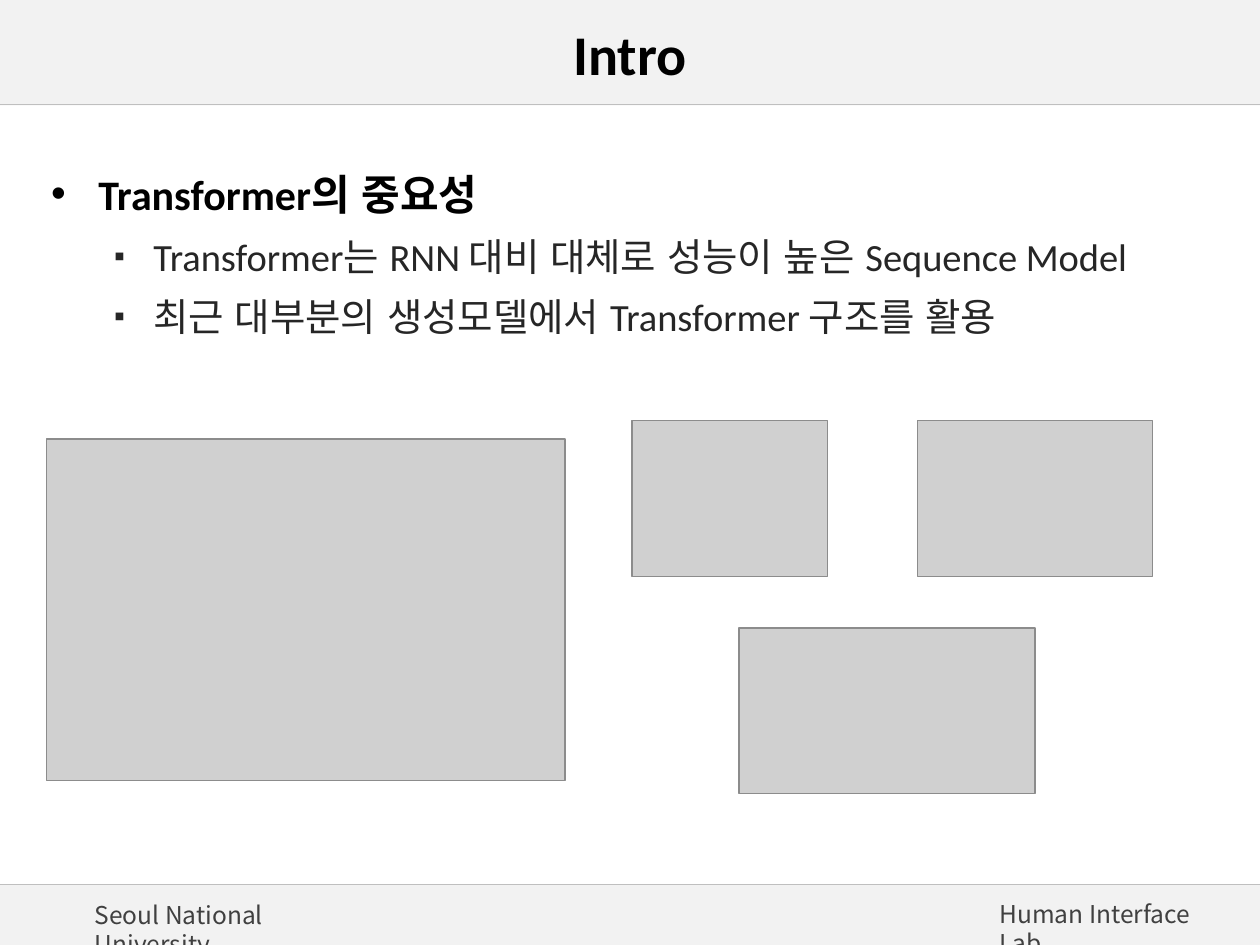
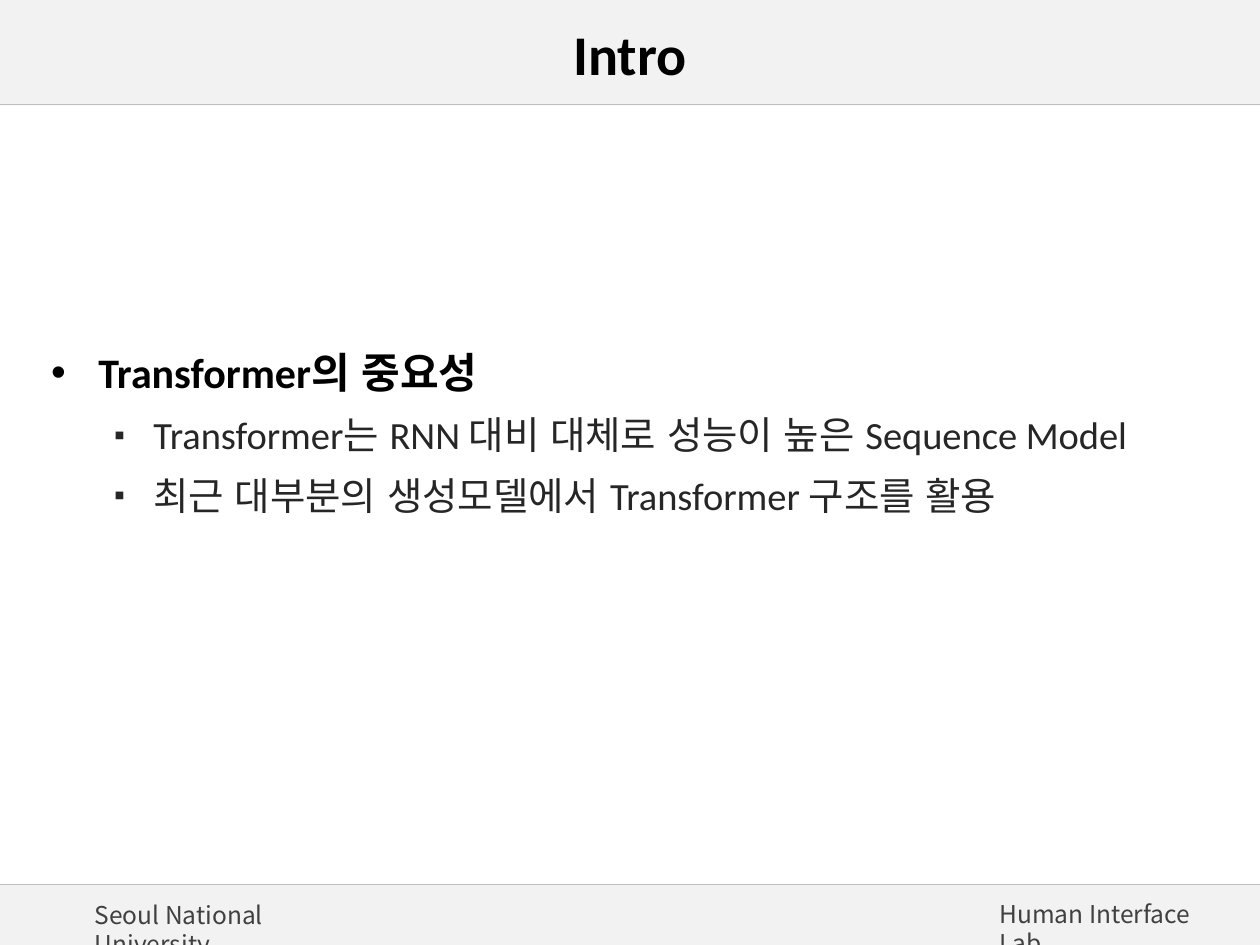
Before and after one commit to WiFiHan/ssai_winter_24w, a slide deck: slide 5 of lec4/lab4.pptx. Drawn at 1260x945 pixels with LibreOffice and Linux fonts; fonts in the diff are those of the drawing; grey boxes stand for pictures; background and template pictures are left out. Boxes give left, top, right and bottom in pixels: in the first picture for what was removed or moved away, otherwise in the second. Text is boxed around its words. In the diff, an @@ line names an element or a change of style, - is before the commit and + after.

```diff
--- a/lec4/lab4.pptx
+++ b/lec4/lab4.pptx
@@ text "Transformer의 중요성": place and size @@
-text "Transformer의 중요성" at (98,174,1127,334)
+text "Transformer의 중요성" at (98,352,1127,513)
@@ picture removed at (47,438,566,780) @@
@@ picture removed at (633,421,828,576) @@
@@ picture removed at (917,421,1152,576) @@
@@ picture removed at (740,627,1036,793) @@
```
Also in this commit, not shown: 3 other slides changed, 1 slide removed.
